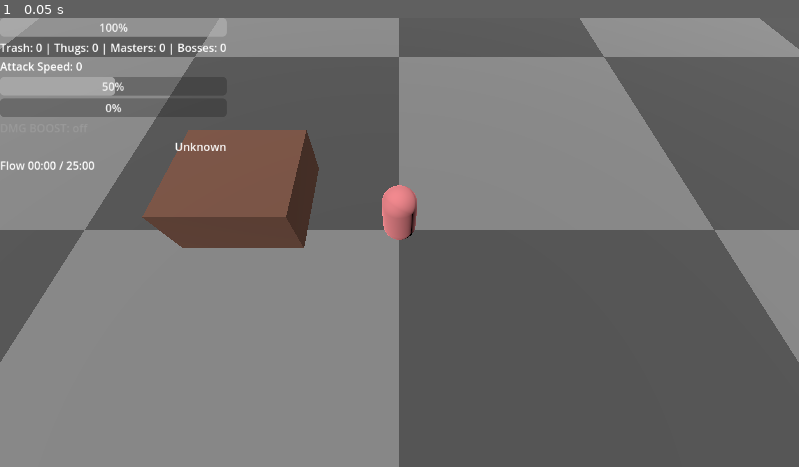
Above: before the commit, frame 1.
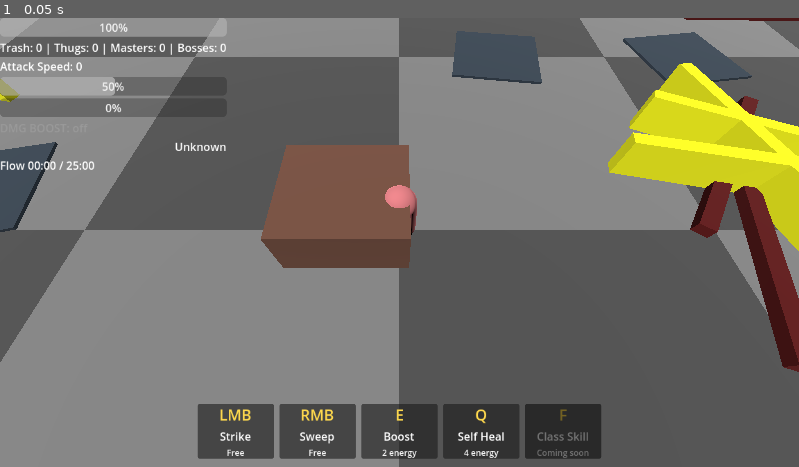
Above: after the commit, the same moment.

Repository: Zietgeist/Exultation
Game: Godot game, scene res://ZoneBase.tscn
Two runs of this game, one before a commit and one after it. Both use one fixed random seed, a clock stepped at 60 frames per second and the inputs below. This scene is started directly instead of the project's main scene.
Inputs:
- Up to frame 1 (0.05 s): no input

The runs differ from the first frame. In frame 1, 22% of the frame differs, in the area x 0-100%, y 0-99%.
Error in both runs: Invalid access to property or key 'dps_boost_stacks' on a base object of type 'previously freed'. (res://hud_control.gd:31)

Commit message:
Keep obstacles/terrain inside zone walls; add bottom skill bar showing keys and energy costs; ability keys fire once per press
Co-Authored-By: Claude Opus 5.5 <noreply@anthropic.com>
Claude-Session: https://claude.ai/code/session_013yxoaHLvU2gzuZEUgoi9o3

Diff:
--- a/HUD.tscn
+++ b/HUD.tscn
@@ -1,6 +1,8 @@
-[gd_scene load_steps=3 format=3 uid="uid://bxutcwjn115q2"]
+[gd_scene load_steps=4 format=3 uid="uid://bxutcwjn115q2"]
 
 [ext_resource type="Script" uid="uid://bjf6p3srgydsl" path="res://hud_control.gd" id="1_k5de2"]
+
+[ext_resource type="Script" path="res://skill_bar.gd" id="2_skill"]
 
 [sub_resource type="LabelSettings" id="LabelSettings_k5de2"]
 
@@ -47,3 +49,17 @@
 
 [node name="FlowLabel" type="Label" parent="HUDControl/VBoxContainer"]
 layout_mode = 2
+
+[node name="SkillBar" type="HBoxContainer" parent="."]
+anchors_preset = 7
+anchor_left = 0.5
+anchor_top = 1.0
+anchor_right = 0.5
+anchor_bottom = 1.0
+offset_left = -300.0
+offset_top = -90.0
+offset_right = 300.0
+offset_bottom = -12.0
+grow_horizontal = 2
+grow_vertical = 0
+script = ExtResource("2_skill")
--- a/character_body_3d.gd
+++ b/character_body_3d.gd
@@ -18,6 +18,23 @@
 const TANK_ENERGY_PER_DAMAGE_DEALT = 0.008
 const TANK_ENERGY_PER_DAMAGE_TAKEN = 0.015
 const HEALER_ENERGY_REGEN = 0.5
+
+# Skills (names and energy costs). The skill HUD reads these too.
+const SKILL_E = {
+	Class.DPS: {name = "Boost", cost = 2.0},
+	Class.TANK: {name = "Shield", cost = 4.0},
+	Class.HEALER: {name = "Big Heal", cost = 5.0},
+}
+const SKILL_Q = {
+	Class.DPS: {name = "Self Heal", cost = 4.0},
+	Class.TANK: {name = "Self Heal", cost = 4.0},
+	Class.HEALER: {name = "Self Heal", cost = 3.0},
+}
+const SKILL_F = {
+	Class.DPS: {name = "Class Skill", cost = 0.0, soon = true},
+	Class.TANK: {name = "Taunt", cost = 50.0, soon = true},
+	Class.HEALER: {name = "Energy Transfer", cost = 0.0, soon = true},
+}
 
 # Attack cooldowns
 var st_cooldown = 0.0
@@ -52,6 +69,12 @@
 	print("Playing as class: ", player_class)
 
 func _input(event):
+	# Ability keys fire once per press (holding the key no longer drains energy)
+	if event is InputEventKey and event.pressed and not event.echo:
+		match event.keycode:
+			KEY_E: use_energy_ability()
+			KEY_Q: use_secondary_ability()
+			KEY_F: use_class_ability()
 	if event is InputEventMouseButton:
 		if event.button_index == MOUSE_BUTTON_WHEEL_UP and event.pressed:
 			speed_level = min(speed_level + 1, MAX_SPEED_LEVELS)
@@ -116,13 +139,6 @@
 
 	move_and_slide()
 
-	# Energy ability
-	if Input.is_key_pressed(KEY_E):
-		use_energy_ability()
-	if Input.is_action_just_pressed("ui_focus_next") or Input.is_key_pressed(KEY_Q):
-		use_secondary_ability()
-	if Input.is_key_pressed(KEY_F):
-		use_class_ability()
 
 func single_target_attack():
 	var enemies = get_tree().get_nodes_in_group("enemy")
@@ -224,7 +240,7 @@
 			if dps_boost_stacks >= 5:
 				print("Boost at max stacks!")
 				return
-			if spend_energy(2.0):
+			if spend_energy(SKILL_E[Class.DPS].cost):
 				dps_boost_stacks += 1
 				var multiplier = pow(2.0, dps_boost_stacks)
 				# Recalculate from base each time
@@ -242,10 +258,10 @@
 					aoe_damage = 50.0
 				print("Boost stack expired — stacks remaining: ", dps_boost_stacks)
 		Class.TANK:
-			if spend_energy(4.0):
+			if spend_energy(SKILL_E[Class.TANK].cost):
 				print("Tank shield activated!")
 		Class.HEALER:
-			if spend_energy(5.0):
+			if spend_energy(SKILL_E[Class.HEALER].cost):
 				health = min(health + 50.0, MAX_HEALTH)
 				print("Healer self heal!")
 
@@ -254,15 +270,15 @@
 func use_secondary_ability():
 	match player_class:
 		Class.DPS:
-			if spend_energy(4.0):
+			if spend_energy(SKILL_Q[Class.DPS].cost):
 				health = min(health + 40.0, MAX_HEALTH)
 				print("DPS self heal!")
 		Class.TANK:
-			if spend_energy(4.0):
+			if spend_energy(SKILL_Q[Class.TANK].cost):
 				health = min(health + 40.0, MAX_HEALTH)
 				print("Tank self heal!")
 		Class.HEALER:
-			if spend_energy(3.0):
+			if spend_energy(SKILL_Q[Class.HEALER].cost):
 				health = min(health + 60.0, MAX_HEALTH)
 				print("Healer self heal!")
 
@@ -271,7 +287,18 @@
 		Class.DPS:
 			print("DPS class ability - TBD")
 		Class.TANK:
-			if spend_energy(50.0):
+			if spend_energy(SKILL_F[Class.TANK].cost):
 				print("Taunt activated - TBD")
 		Class.HEALER:
 			print("Energy transfer - TBD")
+
+
+## List of skills for the skill HUD: key to press, name, energy cost, cooldown left.
+func get_skills() -> Array:
+	return [
+		{key = "LMB", name = "Strike", cost = 0.0, cooldown = max(st_cooldown, 0.0), soon = false},
+		{key = "RMB", name = "Sweep", cost = 0.0, cooldown = max(aoe_cooldown, 0.0), soon = false},
+		{key = "E", name = SKILL_E[player_class].name, cost = SKILL_E[player_class].cost, cooldown = 0.0, soon = false},
+		{key = "Q", name = SKILL_Q[player_class].name, cost = SKILL_Q[player_class].cost, cooldown = 0.0, soon = false},
+		{key = "F", name = SKILL_F[player_class].name, cost = SKILL_F[player_class].cost, cooldown = 0.0, soon = SKILL_F[player_class].get("soon", false)},
+	]
--- a/obstacles.gd
+++ b/obstacles.gd
@@ -1,10 +1,10 @@
 extends Node3D
 
 const OBSTACLE_COUNT = 50
-const MAP_SIZE = 140.0
 
 func _ready():
 	print("Obstacles script running, creating ", OBSTACLE_COUNT, " obstacles")
+	var half = map_half_size()
 	for i in range(OBSTACLE_COUNT):
 		var obstacle = StaticBody3D.new()
 
@@ -28,7 +28,14 @@
 		add_child(obstacle)
 
 		obstacle.position = Vector3(
-			randf_range(-MAP_SIZE, MAP_SIZE),
+			randf_range(-half.x, half.x),
 			0.75,
-			randf_range(-MAP_SIZE, MAP_SIZE)
+			randf_range(-half.y, half.y)
 		)
+
+## Half the size of the current zone's floor (x, z), minus a margin so things stay inside the walls.
+func map_half_size(margin := 4.0) -> Vector2:
+	var floor_node = get_tree().get_first_node_in_group("map_floor")
+	if floor_node and floor_node.has_method("get_half_size"):
+		return floor_node.get_half_size() - Vector2(margin, margin)
+	return Vector2(45.0, 45.0)
--- /dev/null
+++ b/skill_bar.gd
@@ -0,0 +1,75 @@
+extends HBoxContainer
+## Skill bar at the bottom of the screen.
+## Shows each skill, the button to press, and its energy cost.
+## Skills are dimmed when you don't have enough energy or they're cooling down.
+
+var player = null
+var slots = []
+
+
+func _ready():
+	alignment = BoxContainer.ALIGNMENT_CENTER
+	add_theme_constant_override("separation", 8)
+
+
+func _process(_delta):
+	if player == null or not is_instance_valid(player):
+		player = get_tree().get_first_node_in_group("player")
+		if player == null:
+			return
+		_build(player.get_skills())
+
+	var skills = player.get_skills()
+	for i in range(min(skills.size(), slots.size())):
+		_update_slot(slots[i], skills[i])
+
+
+func _build(skills: Array):
+	for child in get_children():
+		child.queue_free()
+	slots.clear()
+	for s in skills:
+		var panel = PanelContainer.new()
+		panel.custom_minimum_size = Vector2(110, 70)
+		var box = VBoxContainer.new()
+		box.alignment = BoxContainer.ALIGNMENT_CENTER
+		panel.add_child(box)
+
+		var key_label = Label.new()
+		key_label.text = s.key
+		key_label.horizontal_alignment = HORIZONTAL_ALIGNMENT_CENTER
+		key_label.add_theme_font_size_override("font_size", 22)
+		key_label.add_theme_color_override("font_color", Color(1.0, 0.85, 0.3))
+		box.add_child(key_label)
+
+		var name_label = Label.new()
+		name_label.text = s.name
+		name_label.horizontal_alignment = HORIZONTAL_ALIGNMENT_CENTER
+		box.add_child(name_label)
+
+		var info_label = Label.new()
+		info_label.horizontal_alignment = HORIZONTAL_ALIGNMENT_CENTER
+		info_label.add_theme_font_size_override("font_size", 12)
+		box.add_child(info_label)
+
+		add_child(panel)
+		slots.append({panel = panel, name = name_label, info = info_label})
+
+
+func _update_slot(slot: Dictionary, s: Dictionary):
+	slot.name.text = s.name
+	var can_use = player.energy >= s.cost and s.cooldown <= 0.0 and not s.soon
+
+	if s.soon:
+		slot.info.text = "Coming soon"
+	elif s.cooldown > 0.0:
+		slot.info.text = "%.1fs" % s.cooldown
+	elif s.cost > 0.0:
+		slot.info.text = "%d energy" % roundi(s.cost)
+	else:
+		slot.info.text = "Free"
+
+	if can_use:
+		slot.panel.modulate = Color(1, 1, 1)
+	else:
+		slot.panel.modulate = Color(0.45, 0.45, 0.45)
--- a/terrain_generator.gd
+++ b/terrain_generator.gd
@@ -2,7 +2,6 @@
 const DITCH_SCENE = preload("res://Ditch.tscn")
 const LOW_WALL_SCENE = preload("res://LowWall.tscn")
 const SOLID_WALL_SCENE = preload("res://SolidWall.tscn")
-const MAP_SIZE = 140.0
 const CLEAR_RADIUS = 10.0
 
 func _ready():
@@ -13,11 +12,12 @@
 func get_clear_pos() -> Vector3:
 	var pos = Vector3.ZERO
 	var attempts = 0
+	var half = map_half_size(8.0)  # extra margin: clusters scatter up to 4 units
 	while pos.length() < CLEAR_RADIUS and attempts < 20:
 		pos = Vector3(
-			randf_range(-MAP_SIZE, MAP_SIZE),
+			randf_range(-half.x, half.x),
 			0,
-			randf_range(-MAP_SIZE, MAP_SIZE)
+			randf_range(-half.y, half.y)
 		)
 		attempts += 1
 	return pos
@@ -45,3 +45,10 @@
 			piece.position = center + offset
 			# Similar angle with slight variation for L-shapes
 			piece.rotation.y = randf_range(0, TAU)
+
+## Half the size of the current zone's floor (x, z), minus a margin so things stay inside the walls.
+func map_half_size(margin := 4.0) -> Vector2:
+	var floor_node = get_tree().get_first_node_in_group("map_floor")
+	if floor_node and floor_node.has_method("get_half_size"):
+		return floor_node.get_half_size() - Vector2(margin, margin)
+	return Vector2(45.0, 45.0)
